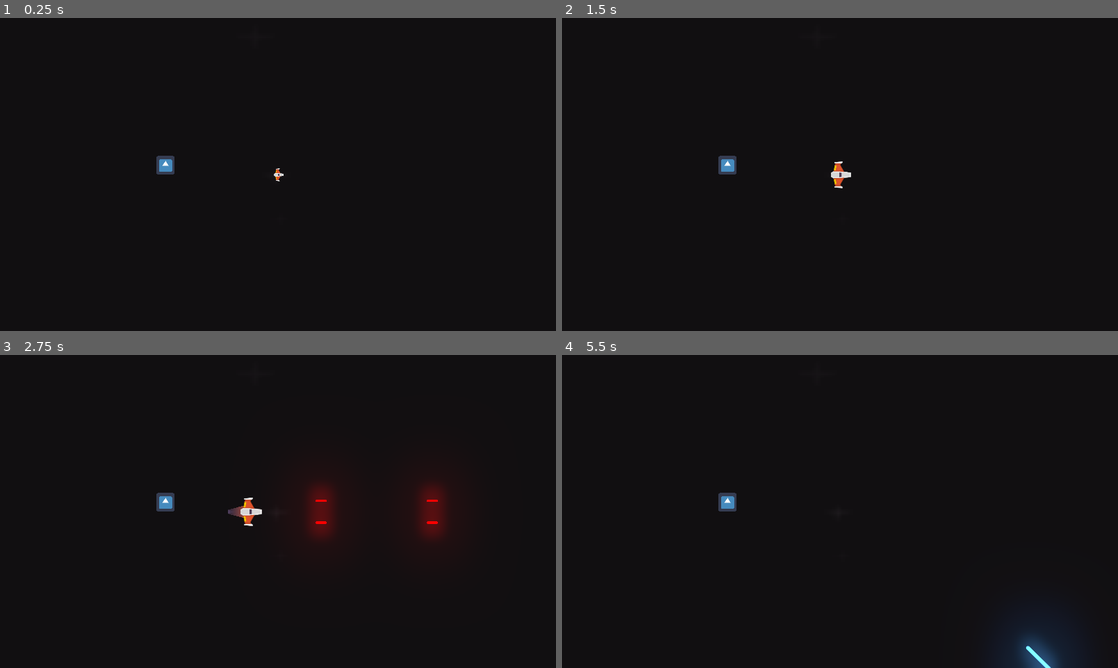
Above: before the commit, frames 1-4 (two rows, left to right).
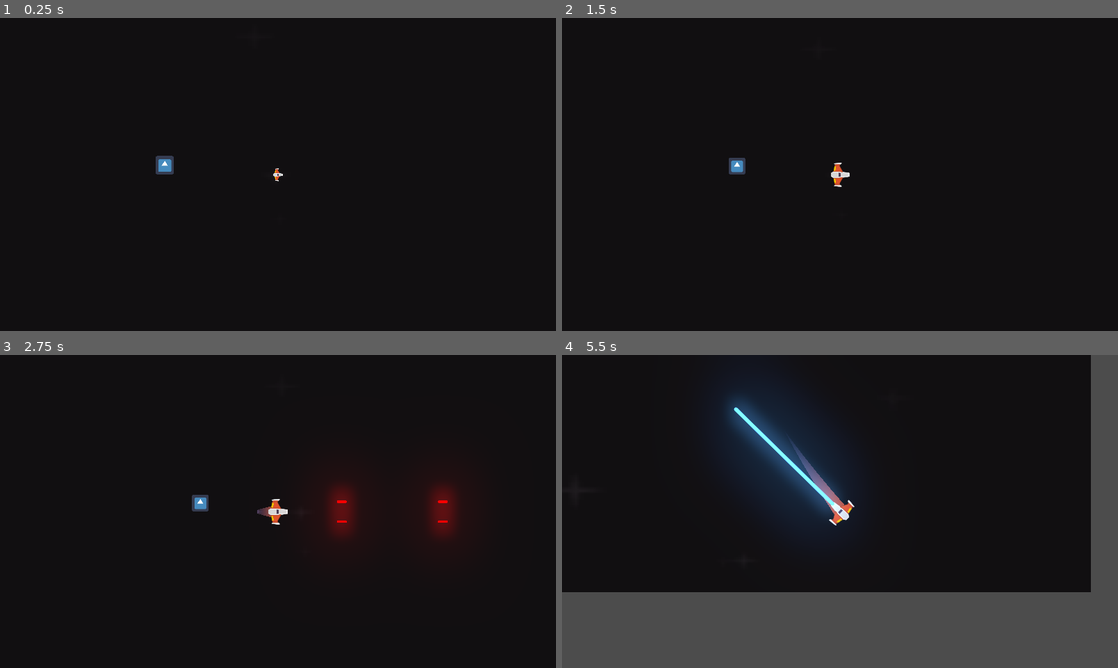
Above: after the commit, the same moments.

Repository: Agustinrach/Meteoritos
Game: Godot game, scene res://Juego/Niveles/NivelTest.tscn
Two runs of this game, one before a commit and one after it. Both use one fixed random seed, a clock stepped at 60 frames per second and the inputs below. The engine's default icon, where the game draws it, is replaced by a stand-in: a white triangle on a blue panel in a dark square.
Inputs (mouse positions are in pixels of both pictures, inside the frame that each line leads up to):
- Up to frame 1 (0.25 s): no input
- Up to frame 2 (1.5 s): move the mouse to (962, 158) at 0.52 s; hold W (mover_adelante) 0.53-1.28 s; hold Mouse wheel up (zoom_acercar, bound only after the commit) 0.53-1.28 s; tap Mouse wheel down (zoom_alejar, bound only after the commit) at 0.8, 1.35 s; move the mouse to (728, 190) at 1.27 s; hold S (mover_atras) from 1.28 s (still down)
- Up to frame 3 (2.75 s): tap Mouse wheel up (zoom_acercar, bound only after the commit) at 1.55 s; move the mouse to (333, 442) at 2.02 s; release S (mover_atras) at 2.03 s; press the mouse at (333, 442) at 2.03 s; hold W (mover_adelante) from 2.03 s (still down); tap Mouse wheel down (zoom_alejar, bound only after the commit) at 2.3 s
- Up to frame 4 (5.5 s): move the mouse to (812, 574) at 2.77 s; release the mouse at (812, 574) at 2.78 s; right-click (812, 574) at 2.85 s; tap Mouse wheel up (zoom_acercar, bound only after the commit) at 3.05, 4.55 s; move the mouse to (1006, 558) at 3.52 s; release W (mover_adelante) at 3.53 s; hold Left (rotar_antihorario) 3.53-4.28 s; hold S (mover_atras) from 3.53 s (still down); tap Mouse wheel down (zoom_alejar, bound only after the commit) at 3.8, 5.3 s; move the mouse to (673, 464) at 4.27 s; tap Right (rotar_horario) at 4.35 s; move the mouse to (867, 511) at 5.02 s; hold Mouse wheel up (zoom_acercar, bound only after the commit) from 5.03 s (still down)

The runs differ from the first frame. In frame 1, less than 0.1% of the frame differs, in the area x 28-51%, y 44-53%; in frame 2, 0.3%; in frame 3, 2.4%; in frame 4, 35%, in the area x 0-100%, y 0-100%.

Commit message:
zoom camara

Diff:
--- /dev/null
+++ b/Juego/CamaraJuego.gd
@@ -0,0 +1,35 @@
+class_name CamaraJuego
+extends Camera2D
+
+
+## atributos
+var zoom_original:Vector2
+var puede_hacer_zoom:bool = true setget set_puede_hacer_zoom
+
+##setters & getters
+func set_puede_hacer_zoom(puede : bool ) -> void:
+	puede_hacer_zoom = puede
+
+# var onready
+
+onready var twee_zoom = $TweenZoom
+
+##metodos
+func _ready()-> void:
+	zoom_original= zoom
+
+func zoom_suavizado(nuevo_zoom_x : float, nuevo_zoom_y:float, tiempo_transicion: float) -> void:
+	twee_zoom.interpolate_property(
+		self,
+		"zoom",
+		zoom,
+		Vector2(nuevo_zoom_x, nuevo_zoom_y),
+		tiempo_transicion,
+		Tween.TRANS_LINEAR,
+		Tween.EASE_IN_OUT
+	)
+	twee_zoom.start()
+
+func devolver_zoom_original() -> void:
+	puede_hacer_zoom = false
+	zoom_suavizado(zoom_original.x, zoom_original.y, 1.0)
--- a/Juego/Meteorito/Meteorito.gd
+++ b/Juego/Meteorito/Meteorito.gd
@@ -15,6 +15,7 @@
 var esta_en_sector:bool = true setget set_esta_en_sector
 var pos_spawn_origianl:Vector2
 var vel_spawn_original: Vector2
+var esta_Destruido: bool = false
 
 ##setters & getters
 
@@ -56,7 +57,8 @@
 func recibir_danio(danio:float)-> void:
 
 	hitpoints -= danio
-	if hitpoints <=0.0:
+	if hitpoints <=0.0 and not esta_Destruido:
+		esta_Destruido = true
 		destruir()
 	#impacto_sfx.play()
 
--- a/Juego/Meteorito/SpawnerMeteoritos.gd
+++ b/Juego/Meteorito/SpawnerMeteoritos.gd
@@ -6,9 +6,7 @@
 export var rango_tamanio_meteorito:Vector2 =  Vector2(0.5,2.2)
 
 
-func _ready() -> void:
-	yield(owner, "ready")
-	spawnear_meteorito()
+
 
 func spawnear_meteorito() -> void:
 	Eventos.emit_signal(
--- /dev/null
+++ b/Juego/Naves/player/CameraPlayer.gd
@@ -0,0 +1,21 @@
+extends CamaraJuego
+class_name CamaraPlayer
+
+
+##var export
+
+export var variacion_zoom : float = 0.1
+export var zoom_minimo : float = 0.8
+export var zoom_maximo : float = 1.5
+
+
+func _unhandled_input(event: InputEvent) -> void:
+	if event.is_action_pressed("zoom_acercar"):
+		controlar_zoom(-variacion_zoom)
+	if event.is_action_pressed("zoom_alejar"):
+		controlar_zoom(variacion_zoom)
+
+func controlar_zoom(mod_zoom : float) -> void:
+	zoom.x = clamp(zoom.x + mod_zoom, zoom_minimo, zoom_maximo)
+	zoom.y = clamp(zoom.y + mod_zoom, zoom_minimo, zoom_maximo)
+	twee_zoom.start()
--- a/Juego/Naves/player/Player.tscn
+++ b/Juego/Naves/player/Player.tscn
@@ -10,6 +10,7 @@
 [ext_resource path="res://Juego/Naves/player/Motor/MotorSFX.tscn" type="PackedScene" id=8]
 [ext_resource path="res://Juego/Naves/player/Motor/MotorSFX.gd" type="Script" id=9]
 [ext_resource path="res://Juego/Naves/player/Escudo/Escudo.tscn" type="PackedScene" id=10]
+[ext_resource path="res://Juego/Naves/player/CameraPlayer.gd" type="Script" id=11]
 
 [sub_resource type="CapsuleShape2D" id=1]
 radius = 34.2585
@@ -110,6 +111,11 @@
 position = Vector2( -0.656487, 0.230141 )
 
 [node name="CameraPlayer" type="Camera2D" parent="."]
+position = Vector2( -0.561218, -0.913368 )
+current = true
+script = ExtResource( 11 )
+
+[node name="TweenZoom" type="Tween" parent="CameraPlayer"]
 
 [connection signal="body_entered" from="." to="." method="_on_body_entered"]
 [connection signal="timeout" from="Canion/TimerEnfriamiento" to="Canion" method="_on_TimerEnfriamiento_timeout"]
--- a/Juego/Niveles/Nivel.gd
+++ b/Juego/Niveles/Nivel.gd
@@ -1,6 +1,7 @@
 #Nivel.gd
 class_name Nivel
 extends Node2D
+var meteoritos_totales : int = 0
 
 ## atributos export
 
@@ -44,6 +45,8 @@
 	add_child(contenedor_sector_meteorito)
 
 
+## conexion señales externas
+
 
 func _on_disparo(proyectil:Proyectil) -> void:
 	contenedor_proyectiles.add_child(proyectil)
@@ -67,12 +70,22 @@
 	new_explosion.global_position = pos
 	add_child(new_explosion)
 
+	controlar_meteoritos_restantes()
+
 func crear_sector_meteoritos(centro_camara: Vector2, numero_peligros:int) -> void:
+	meteoritos_totales = numero_peligros
 	var new_sector_meteorito:SectorMeteoritoss = 	sector_meteorito.instance()
 	new_sector_meteorito.crear(centro_camara, numero_peligros)
 	camara_nivel.global_position = centro_camara
-	camara_nivel.current = true
 	contenedor_sector_meteorito.add_child(new_sector_meteorito)
+	camara_nivel.zoom = $Player/CameraPlayer.zoom
+	camara_nivel.devolver_zoom_original()
+	transicion_camaras(
+		$Player/CameraPlayer.global_position,
+		camara_nivel.global_position,
+		camara_nivel,
+		tiempo_transicion_camara
+	)
 
 func _on_nave_en_sector_peligro(centro_cam:Vector2, tipo_peligro:String, num_peligro:int) -> void:
 	if tipo_peligro == "Meteorito":
@@ -80,15 +93,36 @@
 	elif tipo_peligro == "Enemigo":
 		pass
 
-func transicion_camaras (desde:Vector2, hasta:Vector2, camara_actual:Camera2D) -> void:
+func transicion_camaras (desde:Vector2, hasta:Vector2, camara_actual:Camera2D, tiempo_transicion : float) -> void:
 	$TweenCamara.interpolate_property(
 		camara_actual,
 		"global_position",
 		desde,
 		hasta,
-		tiempo_transicion_camara,
+		tiempo_transicion,
 		Tween.TRANS_LINEAR,
 		Tween.EASE_IN_OUT
 	)
 	camara_actual.current = true
 	$TweenCamara.start()
+
+func controlar_meteoritos_restantes()-> void:
+	meteoritos_totales -=1
+	print(meteoritos_totales)
+	if meteoritos_totales ==0:
+		contenedor_sector_meteorito.get_child(0).queue_free()
+		$Player/CameraPlayer.set_puede_hacer_zoom(true)
+		var zoom_actual = $Player/CameraPlayer.zoom
+		$Player/CameraPlayer.zoom = camara_nivel.zoom
+		$Player/CameraPlayer.zoom_suavizado(zoom_actual.x, zoom_actual.y, 1.0)
+		transicion_camaras(
+			camara_nivel.global_position,
+			$Player/CameraPlayer.global_position,
+			$Player/CameraPlayer,
+			tiempo_transicion_camara*0.10
+		)
+
+
+func _on_TweenCamara_tween_completed(object, key):
+	if object.name == "CameraPlayer":
+		object.global_position = $Player.global_position
--- a/Juego/Niveles/NivelTest.tscn
+++ b/Juego/Niveles/NivelTest.tscn
@@ -10,6 +10,7 @@
 [ext_resource path="res://Juego/Niveles/Fondos/Fondoblack.png" type="Texture" id=8]
 [ext_resource path="res://Juego/SectorMeteoritos.tscn" type="PackedScene" id=9]
 [ext_resource path="res://icon.png" type="Texture" id=10]
+[ext_resource path="res://Juego/CamaraJuego.gd" type="Script" id=11]
 
 [node name="NivelTest" type="Node2D"]
 position = Vector2( 0, -9.52441 )
@@ -34,6 +35,7 @@
 texture = ExtResource( 8 )
 
 [node name="TriggersLLuviaMeteoritos" type="Node2D" parent="."]
+position = Vector2( 2.99658, 0 )
 
 [node name="SectorDePeligro" parent="TriggersLLuviaMeteoritos" instance=ExtResource( 6 )]
 position = Vector2( 568.29, 517.493 )
@@ -41,6 +43,9 @@
 numero_peligros = 2
 
 [node name="CameraNivel" type="Camera2D" parent="."]
+script = ExtResource( 11 )
+
+[node name="TweenZoom" type="Tween" parent="CameraNivel"]
 
 [node name="TweenCamara" type="Tween" parent="."]
 
@@ -48,5 +53,8 @@
 position = Vector2( 571.465, 517.493 )
 texture = ExtResource( 10 )
 
+[connection signal="tween_completed" from="TweenCamara" to="." method="_on_TweenCamara_tween_completed"]
+
 [editable path="Player"]
 [editable path="Player/Canion"]
+[editable path="TriggersLLuviaMeteoritos/SectorDePeligro"]
--- a/Juego/SectorMeteoritos.gd
+++ b/Juego/SectorMeteoritos.gd
@@ -30,10 +30,6 @@
 func conectar_seniales_detectores() -> void:
 		for detector in $DetectorFueraZona.get_children():
 			detector.connect("body_entered", self, "_on_detector_body_entered")
-		#$DetectorFueraZona/DetectorIzq.connect("body_entered", self, "_on_DetectorIzq_body_entered")
-		#$DetectorFueraZona/DetectorDer.connect("body_entered", self, "_on_DetectorDer_body_entered")
-		#$DetectorFueraZona/DetectorInf.connect("body_entered", self, "_on_DetectorInf_body_entered")
-		#$DetectorFueraZona/DetectorSup.connect("body_entered", self, "_on_DetectorSup_body_entered")
 
 
 #señales internas
--- a/Juego/SectorMeteoritos.tscn
+++ b/Juego/SectorMeteoritos.tscn
@@ -140,7 +140,10 @@
 }
 
 [node name="SectorMeteoritos" type="Node2D"]
+position = Vector2( 671.242, 305.655 )
 script = ExtResource( 2 )
+cantidad_meteoritos = 12
+intervalo_spawn = 3.0
 
 [node name="BordesNavePlayer" type="Node2D" parent="."]
 
@@ -177,6 +180,7 @@
 [node name="DetectorIzq" type="Area2D" parent="DetectorFueraZona"]
 position = Vector2( -1400, 0 )
 collision_layer = 0
+collision_mask = 4
 
 [node name="CollisionShape2D" type="CollisionShape2D" parent="DetectorFueraZona/DetectorIzq"]
 shape = SubResource( 5 )
@@ -184,6 +188,7 @@
 [node name="DetectorDer" type="Area2D" parent="DetectorFueraZona"]
 position = Vector2( 1400, 0 )
 collision_layer = 0
+collision_mask = 4
 
 [node name="CollisionShape2D" type="CollisionShape2D" parent="DetectorFueraZona/DetectorDer"]
 shape = SubResource( 6 )
@@ -191,6 +196,7 @@
 [node name="DetectorSup" type="Area2D" parent="DetectorFueraZona"]
 position = Vector2( 0, -900 )
 collision_layer = 0
+collision_mask = 4
 
 [node name="CollisionShape2D" type="CollisionShape2D" parent="DetectorFueraZona/DetectorSup"]
 shape = SubResource( 7 )
@@ -198,6 +204,7 @@
 [node name="DetectorInf" type="Area2D" parent="DetectorFueraZona"]
 position = Vector2( 0, 900 )
 collision_layer = 0
+collision_mask = 4
 
 [node name="CollisionShape2D" type="CollisionShape2D" parent="DetectorFueraZona/DetectorInf"]
 position = Vector2( 7.12744, -3.56354 )
@@ -209,6 +216,13 @@
 position = Vector2( -1150, 0 )
 direccion = Vector2( 1, 0 )
 
+[node name="SpawnerMeteoritos9" parent="Spawners" instance=ExtResource( 1 )]
+position = Vector2( -1156.35, 387.326 )
+direccion = Vector2( 2, -1 )
+
+[node name="SpawnerMeteoritos10" parent="Spawners" instance=ExtResource( 1 )]
+position = Vector2( -1162.7, -342.879 )
+
 [node name="SpawnerMeteoritos2" parent="Spawners" instance=ExtResource( 1 )]
 position = Vector2( 1150, 0 )
 direccion = Vector2( -1, 0 )
@@ -221,6 +235,14 @@
 position = Vector2( 0, 720 )
 direccion = Vector2( 0, -1 )
 
+[node name="SpawnerMeteoritos11" parent="Spawners" instance=ExtResource( 1 )]
+position = Vector2( -520.668, 726.35 )
+direccion = Vector2( 2, -1 )
+
+[node name="SpawnerMeteoritos12" parent="Spawners" instance=ExtResource( 1 )]
+position = Vector2( 590.514, 732.699 )
+direccion = Vector2( -2, -1 )
+
 [node name="SpawnerMeteoritos5" parent="Spawners" instance=ExtResource( 1 )]
 position = Vector2( -1150, 720 )
 direccion = Vector2( 2, -1 )
@@ -229,43 +251,27 @@
 position = Vector2( 1150, 720 )
 direccion = Vector2( -2, -1 )
 
+[node name="SpawnerMeteoritos15" parent="Spawners" instance=ExtResource( 1 )]
+position = Vector2( 1150, 389.82 )
+direccion = Vector2( -2, -1 )
+
 [node name="SpawnerMeteoritos7" parent="Spawners" instance=ExtResource( 1 )]
-position = Vector2( -1150, -720 )
+position = Vector2( -1150, -726.35 )
+
+[node name="SpawnerMeteoritos13" parent="Spawners" instance=ExtResource( 1 )]
+position = Vector2( -527.738, -720 )
 
 [node name="SpawnerMeteoritos8" parent="Spawners" instance=ExtResource( 1 )]
 position = Vector2( 1150, -720 )
 direccion = Vector2( -1, 1 )
 
-[node name="SpawnerMeteoritos9" parent="Spawners" instance=ExtResource( 1 )]
-position = Vector2( -575, 720 )
-direccion = Vector2( 1, -1 )
-
-[node name="SpawnerMeteoritos10" parent="Spawners" instance=ExtResource( 1 )]
-position = Vector2( 575, 720 )
-direccion = Vector2( -1, -1 )
-
-[node name="SpawnerMeteoritos11" parent="Spawners" instance=ExtResource( 1 )]
-position = Vector2( -575, -720 )
-direccion = Vector2( 1, 5 )
-
-[node name="SpawnerMeteoritos12" parent="Spawners" instance=ExtResource( 1 )]
-position = Vector2( 575, -720 )
-direccion = Vector2( -5, 5 )
-
-[node name="SpawnerMeteoritos13" parent="Spawners" instance=ExtResource( 1 )]
-position = Vector2( 1150, 360 )
-direccion = Vector2( -4, -1 )
+[node name="SpawnerMeteoritos16" parent="Spawners" instance=ExtResource( 1 )]
+position = Vector2( 1162.7, -288.227 )
+direccion = Vector2( -1, 1 )
 
 [node name="SpawnerMeteoritos14" parent="Spawners" instance=ExtResource( 1 )]
-position = Vector2( 1150, -360 )
-direccion = Vector2( -6, 1 )
-
-[node name="SpawnerMeteoritos15" parent="Spawners" instance=ExtResource( 1 )]
-position = Vector2( -1150, 360 )
-direccion = Vector2( 4, -1 )
-
-[node name="SpawnerMeteoritos16" parent="Spawners" instance=ExtResource( 1 )]
-position = Vector2( -1150, -360 )
+position = Vector2( 559.486, -713.65 )
+direccion = Vector2( -1, 1 )
 
 [node name="Camera2D" type="Camera2D" parent="."]
 
@@ -307,8 +313,4 @@
 stream = ExtResource( 3 )
 volume_db = -16.2833
 
-[connection signal="body_entered" from="DetectorFueraZona/DetectorIzq" to="." method="_on_DetectorIzq_body_entered"]
-[connection signal="body_entered" from="DetectorFueraZona/DetectorDer" to="." method="_on_DetectorDer_body_entered"]
-[connection signal="body_entered" from="DetectorFueraZona/DetectorSup" to="." method="_on_DetectorSup_body_entered"]
-[connection signal="body_entered" from="DetectorFueraZona/DetectorInf" to="." method="_on_DetectorInf_body_entered"]
 [connection signal="timeout" from="Timer" to="." method="_on_Timer_timeout"]
--- a/project.godot
+++ b/project.godot
@@ -9,6 +9,16 @@
 config_version=4
 
 _global_script_classes=[ {
+"base": "Camera2D",
+"class": "CamaraJuego",
+"language": "GDScript",
+"path": "res://Juego/CamaraJuego.gd"
+}, {
+"base": "CamaraJuego",
+"class": "CamaraPlayer",
+"language": "GDScript",
+"path": "res://Juego/Naves/player/CameraPlayer.gd"
+}, {
 "base": "Node2D",
 "class": "Canion",
 "language": "GDScript",
@@ -85,6 +95,8 @@
 "path": "res://Juego/Peligros/SectorDePeligro.gd"
 } ]
 _global_script_class_icons={
+"CamaraJuego": "",
+"CamaraPlayer": "",
 "Canion": "",
 "EnemigoDummy": "",
 "Escudo": "",
@@ -164,6 +176,18 @@
 "events": [ Object(InputEventKey,"resource_local_to_scene":false,"resource_name":"","device":0,"alt":false,"shift":false,"control":false,"meta":false,"command":false,"pressed":false,"scancode":32,"unicode":0,"echo":false,"script":null)
  ]
 }
+zoom_acercar={
+"deadzone": 0.5,
+"events": [ Object(InputEventMouseButton,"resource_local_to_scene":false,"resource_name":"","device":0,"alt":false,"shift":false,"control":false,"meta":false,"command":false,"button_mask":0,"position":Vector2( 0, 0 ),"global_position":Vector2( 0, 0 ),"factor":1.0,"button_index":4,"pressed":false,"doubleclick":false,"script":null)
+, Object(InputEventKey,"resource_local_to_scene":false,"resource_name":"","device":0,"alt":false,"shift":false,"control":false,"meta":false,"command":false,"pressed":false,"scancode":16777349,"unicode":0,"echo":false,"script":null)
+ ]
+}
+zoom_alejar={
+"deadzone": 0.5,
+"events": [ Object(InputEventMouseButton,"resource_local_to_scene":false,"resource_name":"","device":0,"alt":false,"shift":false,"control":false,"meta":false,"command":false,"button_mask":0,"position":Vector2( 0, 0 ),"global_position":Vector2( 0, 0 ),"factor":1.0,"button_index":5,"pressed":false,"doubleclick":false,"script":null)
+, Object(InputEventKey,"resource_local_to_scene":false,"resource_name":"","device":0,"alt":false,"shift":false,"control":false,"meta":false,"command":false,"pressed":false,"scancode":16777347,"unicode":0,"echo":false,"script":null)
+ ]
+}
 
 [layer_names]
 
Not shown: 1 places in Juego/Naves/player/Player.tscn that only renumber resources
Not shown: 1 places in Juego/Niveles/NivelTest.tscn that only renumber resources
